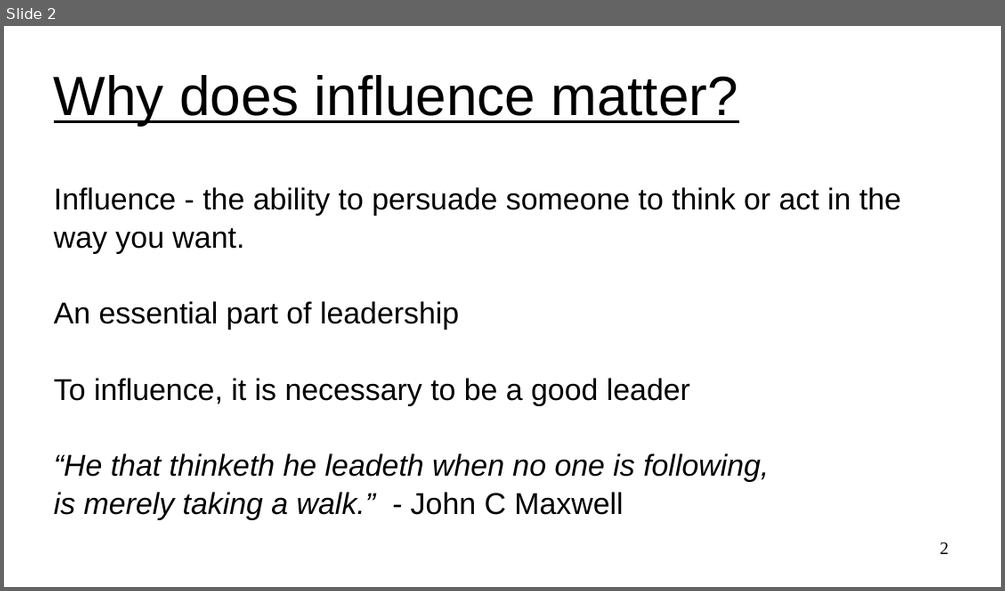
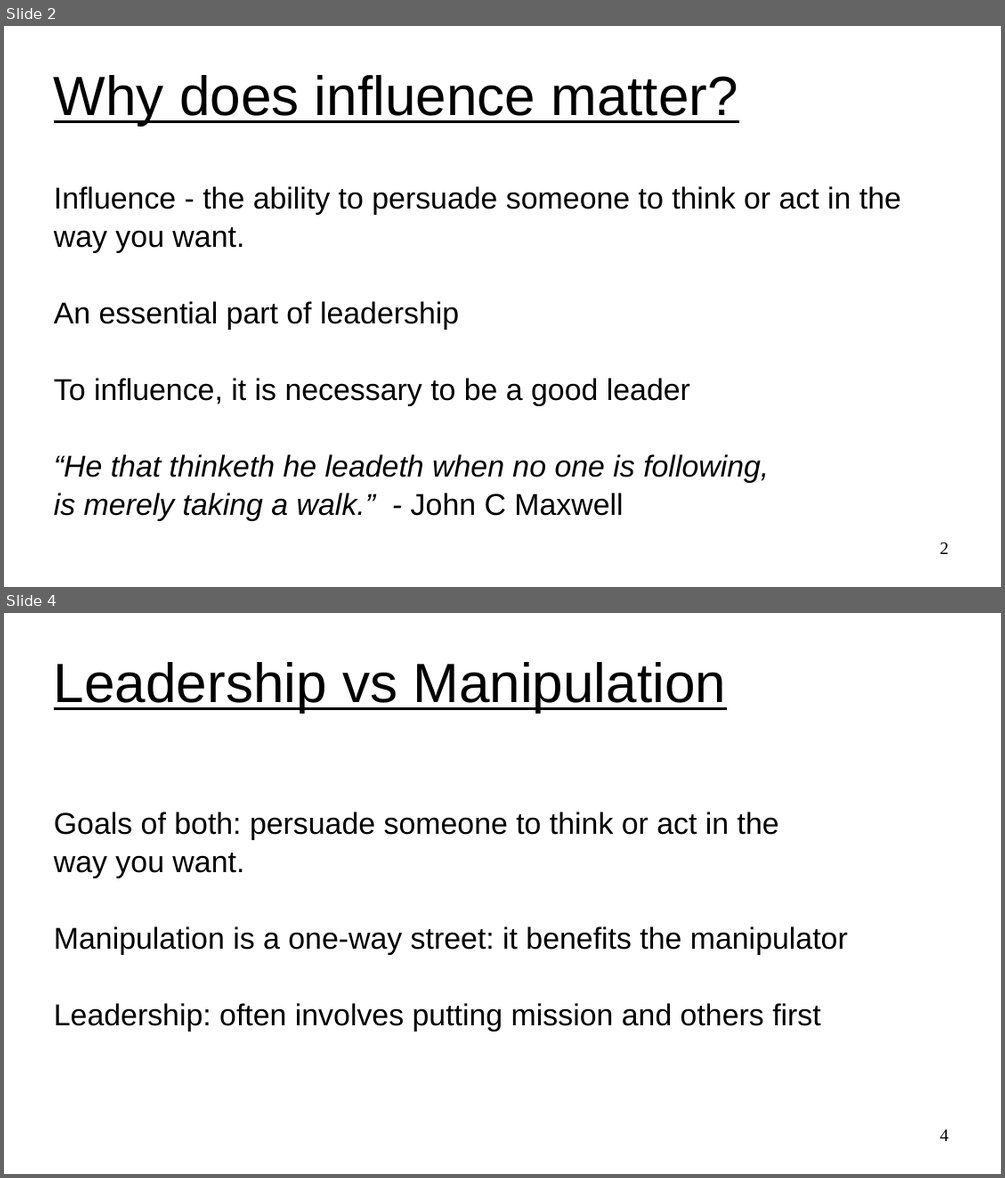
Before and after one commit to UVADS/ds6011, a slide deck: 05_influence.ppt. Shown one above the other, each under a label of ours: slide 2 before the commit, slides 2 and 4 after it; the slides between them are not shown. The pictures are 1005x591 and 1005x1178 pixels, drawn with LibreOffice and Linux fonts; fonts in the diff are those of the drawing. Boxes give left, top, right and bottom in pixels: in the first picture for what was removed or moved away, otherwise in the second. Text is boxed around its words. In the diff, an @@ line names an element or a change of style, - is before the commit and + after.

```diff
--- a/05_influence.ppt
+++ b/05_influence.ppt
@@ slide 4 added at (4,613,1001,1174), background #FFFFFF @@
@@ title added at (54,662,726,712), 44 pt, text #000000, underline @@
+Leadership vs Manipulation
@@ subtitle added at (54,811,848,1031), 24 pt, text #000000 @@
+Goals of both: persuade someone to think or act in the
+way you want.
+Manipulation is a one-way street: it benefits the manipulator
+Leadership: often involves putting mission and others first
@@ page number added at (939,1129,948,1141), 14 pt, text #000000 @@
+4
```
Also in this commit, not shown: 5 slides changed, 5 other slides added, 2 slides removed, 1 other file.
